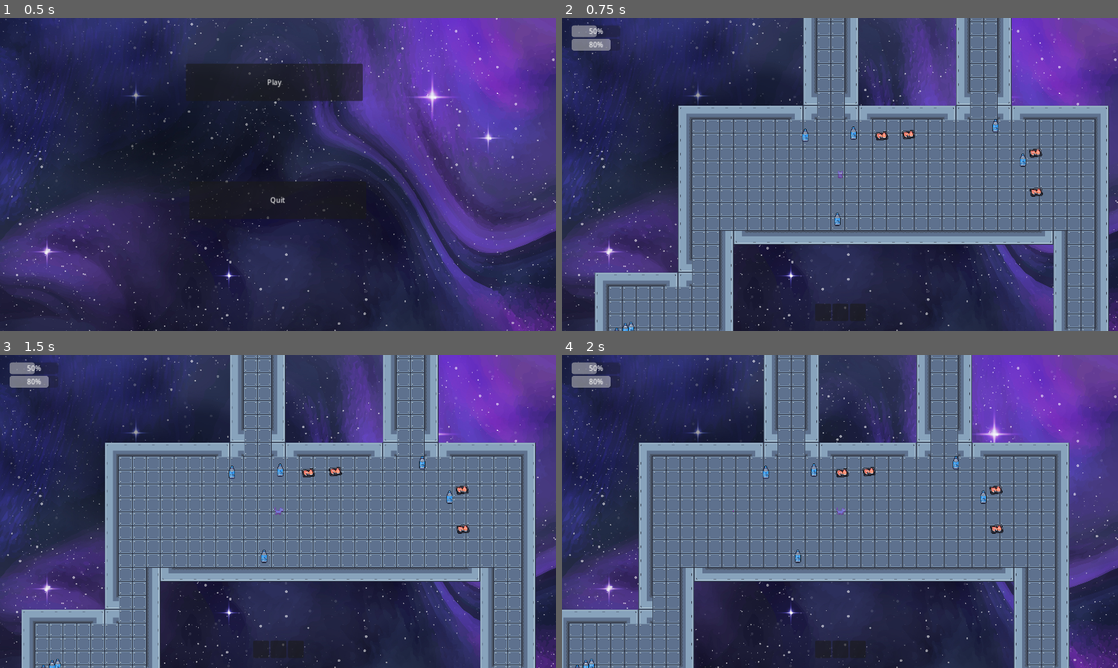
Above: before the commit, frames 1-4 (two rows, left to right).
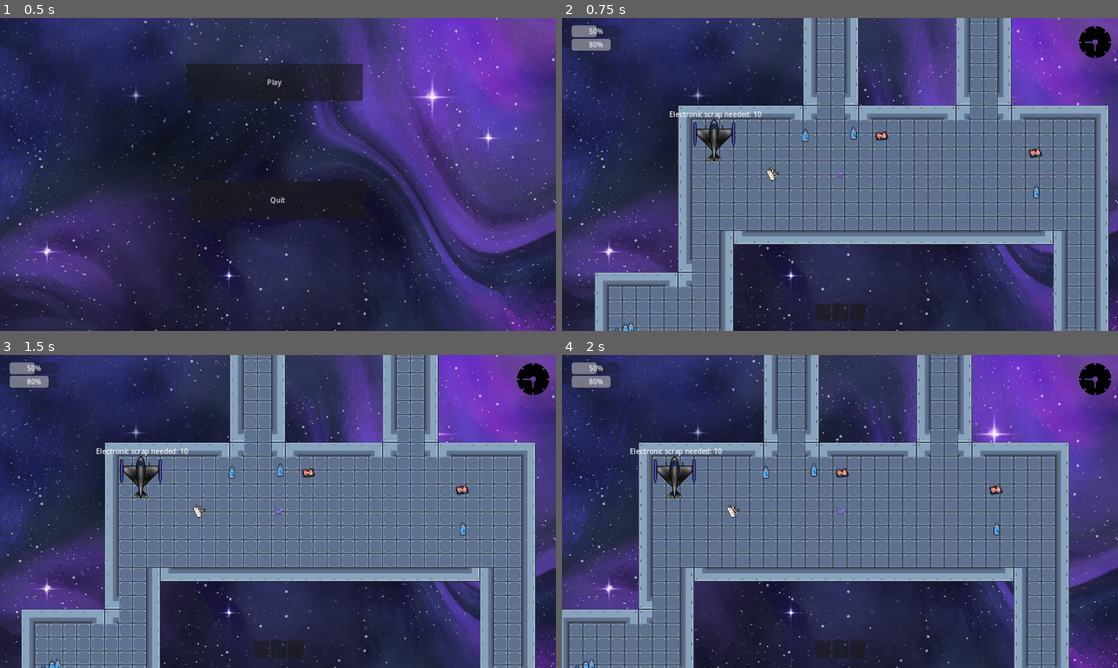
Above: after the commit, the same moments.

Repository: stasor/Derelic-Survivor
Game: Godot game, scene res://scenes/menu.tscn
The game is run twice, just before and just after one commit, with the same random seed, the same clock (stepped at 60 frames per second) and the same inputs.
Inputs:
- Up to frame 1 (0.5 s): no input
- Up to frame 2 (0.75 s): click "Play" at 0.5 s
- Up to frame 3 (1.5 s): tap Enter at 1.25 s; hold Right (ui_right) from 1.28 s (still down); tap 1 at 1.35 s
- Up to frame 4 (2 s): keep holding Right (ui_right)

Frame 1 is identical in both runs. In frame 2, 1.4% of the frame differs, in the area x 19-99%, y 2-67%; in frame 3, 1.4%; in frame 4, 1.4%.

Commit message:
Minor completion sake additions

Diff:
--- a/Inventory/Items/Scrap.tres
+++ b/Inventory/Items/Scrap.tres
@@ -1,12 +1,11 @@
 [gd_resource type="Resource" script_class="Item" load_steps=3 format=3 uid="uid://bj53v1wywlxgb"]
 
 [ext_resource type="Script" path="res://Inventory/Item.gd" id="1_t7xtc"]
-
-[sub_resource type="PlaceholderTexture2D" id="PlaceholderTexture2D_npt8h"]
+[ext_resource type="Texture2D" uid="uid://022mjvlkme0i" path="res://Assets/power_strip_typeF.png" id="2_x1ukj"]
 
 [resource]
 script = ExtResource("1_t7xtc")
 name = ""
-texture = SubResource("PlaceholderTexture2D_npt8h")
+texture = ExtResource("2_x1ukj")
 type = 2
 amount = 0
--- a/scenes/gameScene.tscn
+++ b/scenes/gameScene.tscn
@@ -22,17 +22,9 @@
 position = Vector2(437, 255)
 inventory = ExtResource("3_wkxom")
 
-[node name="WorldItem" parent="." instance=ExtResource("4_tl128")]
-position = Vector2(595, 163)
-item = ExtResource("5_hxgow")
-
 [node name="WorldItem2" parent="." instance=ExtResource("4_tl128")]
 position = Vector2(533, 166)
 item = ExtResource("5_hxgow")
-
-[node name="WorldItem3" parent="." instance=ExtResource("4_tl128")]
-position = Vector2(431, 358)
-item = ExtResource("6_1614r")
 
 [node name="WorldItem4" parent="." instance=ExtResource("4_tl128")]
 position = Vector2(357, 165)
@@ -47,28 +39,26 @@
 item = ExtResource("6_1614r")
 
 [node name="Ship2" parent="." instance=ExtResource("8_rxf4q")]
-position = Vector2(319, 336)
+position = Vector2(147, 177)
 
 [node name="Spawner" parent="." instance=ExtResource("9_65y54")]
-anchors_preset = 15
 offset_left = 681.0
 offset_top = 143.0
 offset_right = 1007.0
 offset_bottom = 355.0
-FoodItems = 2
-WaterItems = 2
+FoodItems = 1
+WaterItems = 1
 
 [node name="Spawner2" parent="." instance=ExtResource("9_65y54")]
-anchors_preset = 15
 offset_left = 207.0
 offset_top = -514.0
 offset_right = 904.0
 offset_bottom = -282.0
 FoodItems = 2
 WaterItems = 2
+ScrapItems = 2
 
 [node name="Spawner3" parent="." instance=ExtResource("9_65y54")]
-anchors_preset = 15
 offset_left = 641.0
 offset_top = 798.0
 offset_right = 812.0
@@ -77,16 +67,15 @@
 WaterItems = 3
 
 [node name="Spawner7" parent="." instance=ExtResource("9_65y54")]
-anchors_preset = 15
 offset_left = 1040.0
 offset_top = 682.0
 offset_right = 1211.0
 offset_bottom = 893.0
 FoodItems = 2
 WaterItems = 3
+ScrapItems = 1
 
 [node name="Spawner8" parent="." instance=ExtResource("9_65y54")]
-anchors_preset = 15
 offset_left = -87.0
 offset_top = 588.0
 offset_right = 39.0
@@ -95,28 +84,24 @@
 WaterItems = 3
 
 [node name="Spawner4" parent="." instance=ExtResource("9_65y54")]
-anchors_preset = 15
 offset_left = 278.0
 offset_top = 879.0
 offset_right = 500.0
 offset_bottom = 1196.0
-FoodItems = 2
-WaterItems = 3
+FoodItems = 1
+WaterItems = 1
+ScrapItems = 3
 
 [node name="Spawner5" parent="." instance=ExtResource("9_65y54")]
-anchors_preset = 15
 offset_left = -71.0
 offset_top = 1195.0
 offset_right = 164.0
 offset_bottom = 1308.0
-FoodItems = 2
-WaterItems = 3
+ScrapItems = 4
 
 [node name="Spawner6" parent="." instance=ExtResource("9_65y54")]
-anchors_preset = 15
 offset_left = 978.0
 offset_top = 1197.0
 offset_right = 1213.0
 offset_bottom = 1310.0
-FoodItems = 2
-WaterItems = 3
+ScrapItems = 4
--- a/scenes/lost.tscn
+++ b/scenes/lost.tscn
@@ -48,7 +48,7 @@
 offset_right = 1008.0
 offset_bottom = 287.0
 theme_override_font_sizes/font_size = 40
-text = "Youhave lost "
+text = "You have lost "
 horizontal_alignment = 1
 vertical_alignment = 1
 
--- a/scenes/player.tscn
+++ b/scenes/player.tscn
@@ -1,9 +1,10 @@
-[gd_scene load_steps=34 format=3 uid="uid://b4llw33ci0vio"]
+[gd_scene load_steps=35 format=3 uid="uid://b4llw33ci0vio"]
 
 [ext_resource type="Script" path="res://scripts/player.gd" id="1_p2508"]
 [ext_resource type="Texture2D" uid="uid://diedk2ues5kwb" path="res://Assets/indigo_0.png" id="2_lxc1d"]
 [ext_resource type="Texture2D" uid="uid://bouqtsw0gtool" path="res://Assets/6467671.jpg" id="3_32pos"]
 [ext_resource type="Script" path="res://scripts/PlayerInventory.gd" id="4_sqqi1"]
+[ext_resource type="Texture2D" uid="uid://ddgey2lddsehc" path="res://Assets/clock_3379144.png" id="4_t3hnc"]
 
 [sub_resource type="RectangleShape2D" id="RectangleShape2D_y32la"]
 size = Vector2(16, 15)
@@ -298,11 +299,19 @@
 anchors_preset = 1
 anchor_left = 1.0
 anchor_right = 1.0
-offset_left = -157.0
-offset_top = 22.0
-offset_right = -13.0
-offset_bottom = 72.0
+offset_left = -91.0
+offset_top = 17.0
+offset_right = 421.0
+offset_bottom = 529.0
 grow_horizontal = 0
+scale = Vector2(0.15, 0.15)
+
+[node name="Timer" type="TextureProgressBar" parent="Camera2D/GUI/TopRight"]
+layout_mode = 2
+step = 0.001
+value = 100.0
+fill_mode = 5
+texture_progress = ExtResource("4_t3hnc")
 
 [node name="PlayerInventory" type="Control" parent="Camera2D/GUI"]
 layout_mode = 1
--- a/scenes/ship.tscn
+++ b/scenes/ship.tscn
@@ -1,9 +1,10 @@
-[gd_scene load_steps=3 format=3 uid="uid://de0oo5mns0hcm"]
+[gd_scene load_steps=4 format=3 uid="uid://de0oo5mns0hcm"]
 
 [ext_resource type="Script" path="res://scripts/Ship.gd" id="1_0v0jh"]
+[ext_resource type="Texture2D" uid="uid://bt8mioraxaypc" path="res://Assets/stateczek.png" id="2_uum37"]
 
 [sub_resource type="RectangleShape2D" id="RectangleShape2D_pg83g"]
-size = Vector2(122, 92)
+size = Vector2(98, 96)
 
 [node name="ShipScene" type="Area2D"]
 collision_layer = 2
@@ -11,9 +12,17 @@
 input_pickable = false
 script = ExtResource("1_0v0jh")
 
+[node name="Label" type="Label" parent="."]
+anchors_preset = -1
+offset_left = -103.0
+offset_top = -72.0
+offset_right = 108.0
+offset_bottom = -49.0
+
 [node name="CollisionShape2D" type="CollisionShape2D" parent="."]
 light_mask = 2
 visibility_layer = 2
 shape = SubResource("RectangleShape2D_pg83g")
 
 [node name="Sprite2D" type="Sprite2D" parent="."]
+texture = ExtResource("2_uum37")
--- a/scenes/spawner.tscn
+++ b/scenes/spawner.tscn
@@ -5,6 +5,7 @@
 [node name="Spawner" type="Control"]
 custom_minimum_size = Vector2(32, 32)
 layout_mode = 3
+anchors_preset = 15
 anchor_right = 1.0
 anchor_bottom = 1.0
 grow_horizontal = 2
--- a/scripts/Ship.gd
+++ b/scripts/Ship.gd
@@ -1,9 +1,15 @@
 extends Area2D
 
-@export var neededScrap:int = 1
+@export var neededScrap:int = 10
+var prefix = "Electronic scrap needed: "
+@onready var label = $Label
+
+func _ready():
+	label.text = prefix + str(neededScrap)
 
 func fixScrap():
 	neededScrap -= 1
+	label.text = prefix + str(neededScrap)
 	if neededScrap == 0:
 		Win()
 
--- a/scripts/player.gd
+++ b/scripts/player.gd
@@ -1,10 +1,4 @@
 extends CharacterBody2D
-
-#TODO time till lose
-#TODO Find assets for items and shuttle
-#TODO lose menu
-#TODO win menu
-#TODO random item generation
 
 @export var inventory:Inventory
 
@@ -17,18 +11,19 @@
 @onready var thirstBar:ProgressBar = get_node("Camera2D/GUI/TopLeft/Bars/Thirst")
 @onready var pickUpArea:Area2D = $PickUpArea
 @onready var interactArea:Area2D = $InteractArea
-#const WorldItemScene = preload("res://scenes/item.tscn")
-#const WorldItem = preload("res://scripts/worldItemScene.gd")
-var anim = null
-
-@onready var start_time = Time
+const ITEM_SCENE = preload("res://scenes/item.tscn")
+@onready var ship_destroyed_timer = $Camera2D/GUI/ShipDestroyedTimer
+@onready var timer = $Camera2D/GUI/TopRight/Timer
+#@onready var start_time = Time
 
 @onready var player_inventory = $Camera2D/GUI/PlayerInventory
+var anim = null
 
 func _ready():
 	player_inventory.set_inventory(inventory)
 	anim = get_node("AnimatedSprite2D")
 	Animation(Vector2(0,0))
+	timer.max_value = ship_destroyed_timer.wait_time
 
 # called roughly a the same time, from  per frame call for physics processing
 func _physics_process(delta):
@@ -36,6 +31,7 @@
 	velocity = direction * SPEED
 	move_and_slide()
 	Animation(direction)
+	timer.value = ship_destroyed_timer.time_left
 
 # the direction of 2d movement based on key input
 func Get_direction() -> Vector2:
@@ -82,6 +78,21 @@
 
 	return minDistanceObject
 
+func drop_item(itemNum:int):
+	var item:Item
+	if inventory.slots[itemNum] != null:
+		item = inventory.slots[itemNum].item
+	else: return
+
+	var drop = ITEM_SCENE.instantiate()
+	drop.item = item
+
+	inventory.slots[itemNum] = null
+	player_inventory.set_inventory(inventory)
+
+	drop.set_position(self.get_position())
+	get_parent().add_child(drop)
+
 func useItem(itemNum:int):
 	var item:Item
 	if inventory.slots[itemNum] != null:
@@ -103,7 +114,7 @@
 	player_inventory.set_inventory(inventory)
 
 func _input(event):
-	if not event is InputEventKey:
+	if not event is InputEventKey or not event is InputEventWithModifiers:
 		return
 
 	if event.is_action_pressed("pickup_item"):
@@ -120,7 +131,13 @@
 
 
 	if  range(KEY_1, OS.find_keycode_from_string(str(inventory.slots.size())) +1).has(event.keycode): #Easiest way to get if a key the size of the inventory is presed e.g. 1 to 3
+		if event is InputEventWithModifiers:
+			if event.shift_pressed:
+				drop_item(event.keycode - KEY_1) # transform keycode to int from 0
+				return
+
 		useItem(event.keycode - KEY_1) # transform keycode to int from 0
+		return
 
 
 func Drink(amount:int):
Binary file added: Assets/clock_3379144.png
Not shown, added: Assets/clock_3379144.png.import
Binary file added: Assets/power_strip_typeF.png
Not shown, added: Assets/power_strip_typeF.png.import
Binary file added: Assets/stateczek.png
Not shown, added: Assets/stateczek.png.import
Not shown, changed: Assets/used sources.txt
Not shown, added: export_presets.cfg
Not shown, added: Derelict_Survivor.zip
